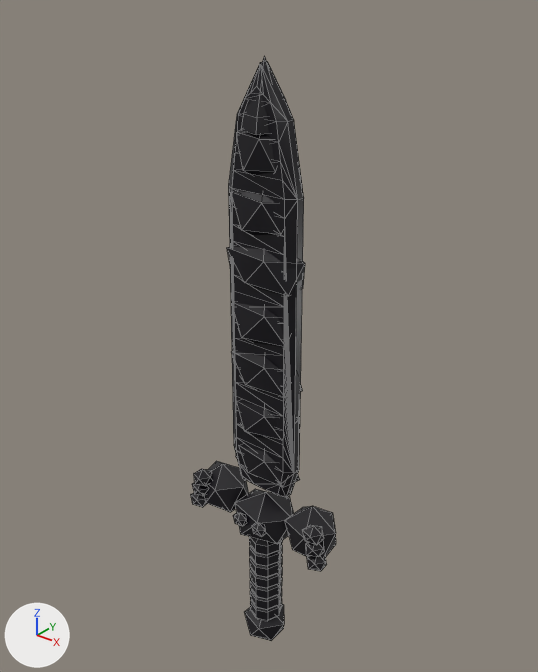
The FBX model Blender/MagmaSwords/Export/MagmaGolemBlade.fbx, before and after one commit.
Both versions are drawn from a camera (50 mm lens) standing at (2.81, -3.47, 3.78) and looking at (-0.09, 0.15, 1.53). Arrows for +X, +Y and +Z are at lower left; the lights stay in place. The older version comes first. Mesh edges are drawn as thin lines. Where no turn or scale is listed for an object, it has been applied to the vertices.

The first picture shows 'MagmaGolemBladeOutline'.
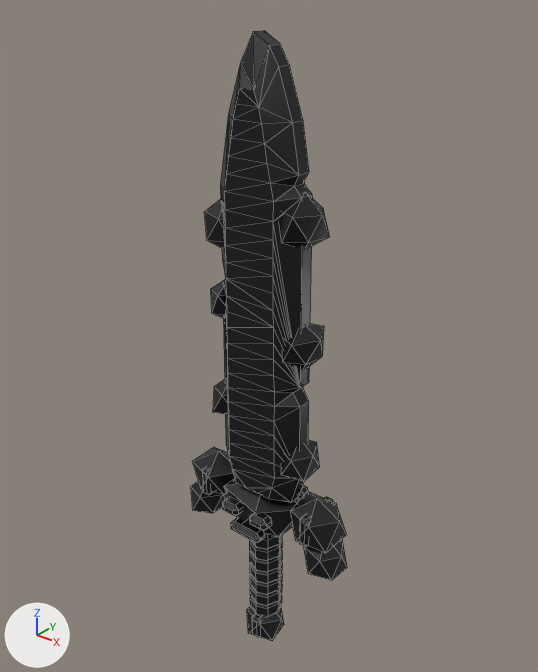
The edits, one by one:
me_magmagolembladeoutline is used by ob_magmagolembladeoutline; location (0.0, 0.0, 0.0).
me_magmagolembladeoutline had 599 vertices, 860 faces and spanned x -0.62..0.63, y -0.23..0.19, z -1.16..3.37.
me_magmagolembladeoutline now has 742 vertices, 975 faces and spans x -0.7..0.7, y -0.28..0.28, z -1.08..3.5.
me_magmagolembladeoutline part 1: the loose piece of 12 vertices spanning x -0.6..-0.45, y -0.19..-0.05, z 0.23..0.38 is scaled about its middle by (1.95, 2.03, 2.49), then moved by (-0.04, 0.1, -0.24).
me_magmagolembladeoutline part 2: the loose piece of 232 vertices spanning x -0.13..0.13, y -0.13..0.13, z -0.85..-0.04 is moved by (0.0, 0.0, 0.05).
me_magmagolembladeoutline part 3: the loose piece of 128 vertices spanning x -0.28..0.28, y -0.07..0.07, z 0.4..3.34 is rebuilt with 150 vertices and now spans x -0.34..0.34, y -0.16..0.16, z 0.4..3.5.
me_magmagolembladeoutline part 4: the loose piece of 12 vertices spanning x 0.21..0.63, y -0.17..0.18, z -0.06..0.42 is rebuilt with 12 vertices and now spans x 0.24..0.65, y -0.17..0.18, z 0.05..0.51.
me_magmagolembladeoutline part 5: the loose piece of 12 vertices spanning x -0.27..0.25, y -0.2..0.19, z -0.08..0.33 is rebuilt with 12 vertices and now spans x -0.32..0.35, y -0.24..0.24, z -0.07..0.48.
me_magmagolembladeoutline part 6: the loose piece of 12 vertices spanning x -0.17..0.19, y -0.16..0.17, z -1.16..-0.78 is rebuilt with 12 vertices and now spans x -0.18..0.16, y -0.16..0.16, z -1.08..-0.73.
me_magmagolembladeoutline part 7: the loose piece of 12 vertices spanning x -0.6..-0.21, y -0.15..0.18, z -0.04..0.41 is rebuilt with 12 vertices and now spans x -0.66..-0.25, y -0.19..0.19, z 0.07..0.5.
me_magmagolembladeoutline part 8: 7 loose pieces with 83 vertices, spanning x -0.62..0.63, y -0.19..0.13, z 0.01..3.37, are deleted.
me_magmagolembladeoutline part 9: 96 vertices removed from x -0.29..0.6, y -0.23..0.13, z 0.1..2.66; 276 vertices added at x -0.5..0.7, y -0.28..0.28, z -0.11..2.64.
me_magmagolembladeoutline part 10: 24 vertices added at x -0.04..0.04, y -0.15..0.15, z -1.02..-0.82.

Changed parts and their boxes (x1, y1, x2, y2) in the pictures (538 x 672 px; the box of a moved part takes in the faces that stretch with it):
'MagmaGolemBladeOutline', reshaped (8% wider)
    before: (191, 56, 336, 641)
    after: (191, 30, 347, 641)
part 1 of me_magmagolembladeoutline, moved or reshaped
    before: (194, 469, 212, 486)
    after: (191, 481, 227, 513)
part 2 of me_magmagolembladeoutline, moved or reshaped
    before: (249, 537, 282, 621)
    after: (249, 534, 283, 618)
part 3 of me_magmagolembladeoutline, rebuilt (22% wider, 8% taller)
    before: (228, 62, 304, 498)
    after: (220, 30, 313, 503)
part 4 of me_magmagolembladeoutline, rebuilt
    before: (285, 506, 336, 557)
    after: (291, 491, 346, 553)
part 5 of me_magmagolembladeoutline, rebuilt
    before: (235, 489, 294, 544)
    after: (224, 479, 299, 537)
part 6 of me_magmagolembladeoutline, rebuilt
    before: (244, 604, 284, 641)
    after: (247, 606, 284, 641)
part 7 of me_magmagolembladeoutline, rebuilt
    before: (205, 461, 249, 512)
    after: (192, 447, 235, 496)
part 8 of me_magmagolembladeoutline, deleted
    before: (191, 56, 327, 572)
part 9 of me_magmagolembladeoutline, built on
    before: (227, 191, 325, 557)
    after: (202, 192, 347, 580)
part 10 of me_magmagolembladeoutline, added
    after: (252, 614, 260, 637)
